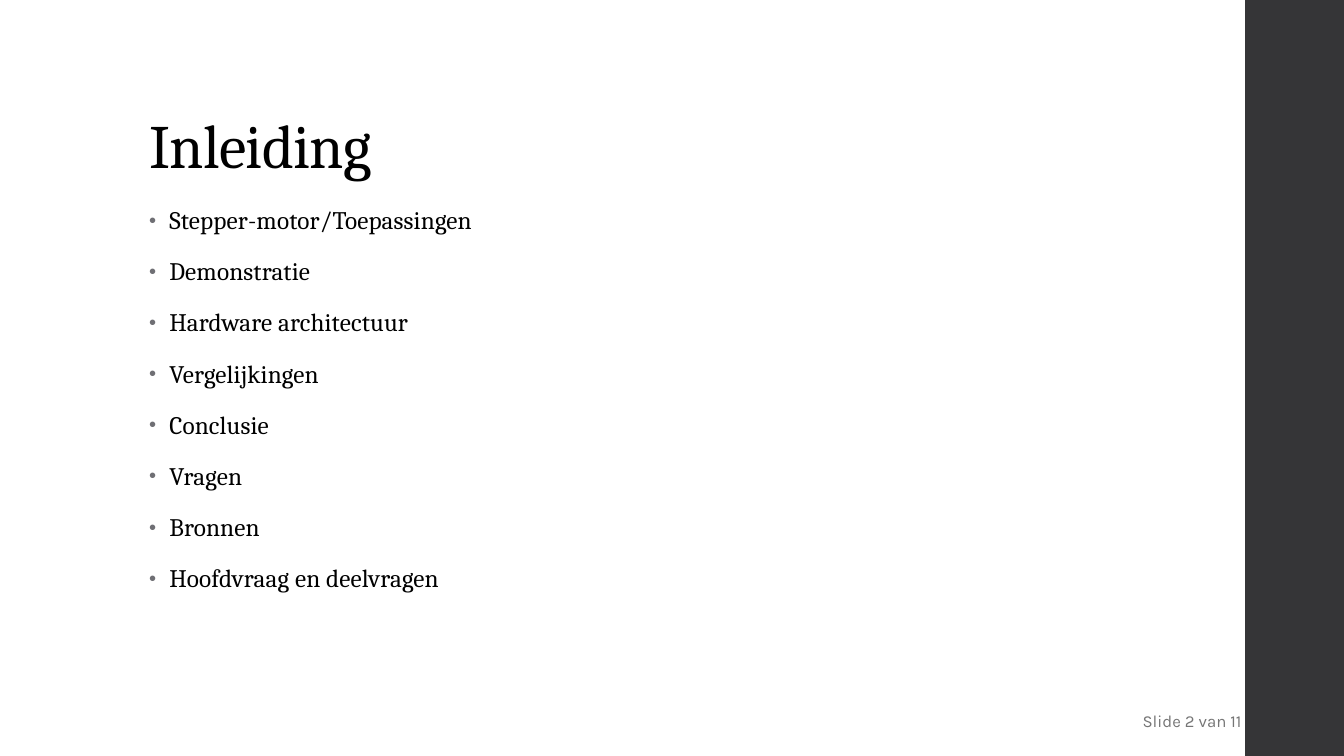
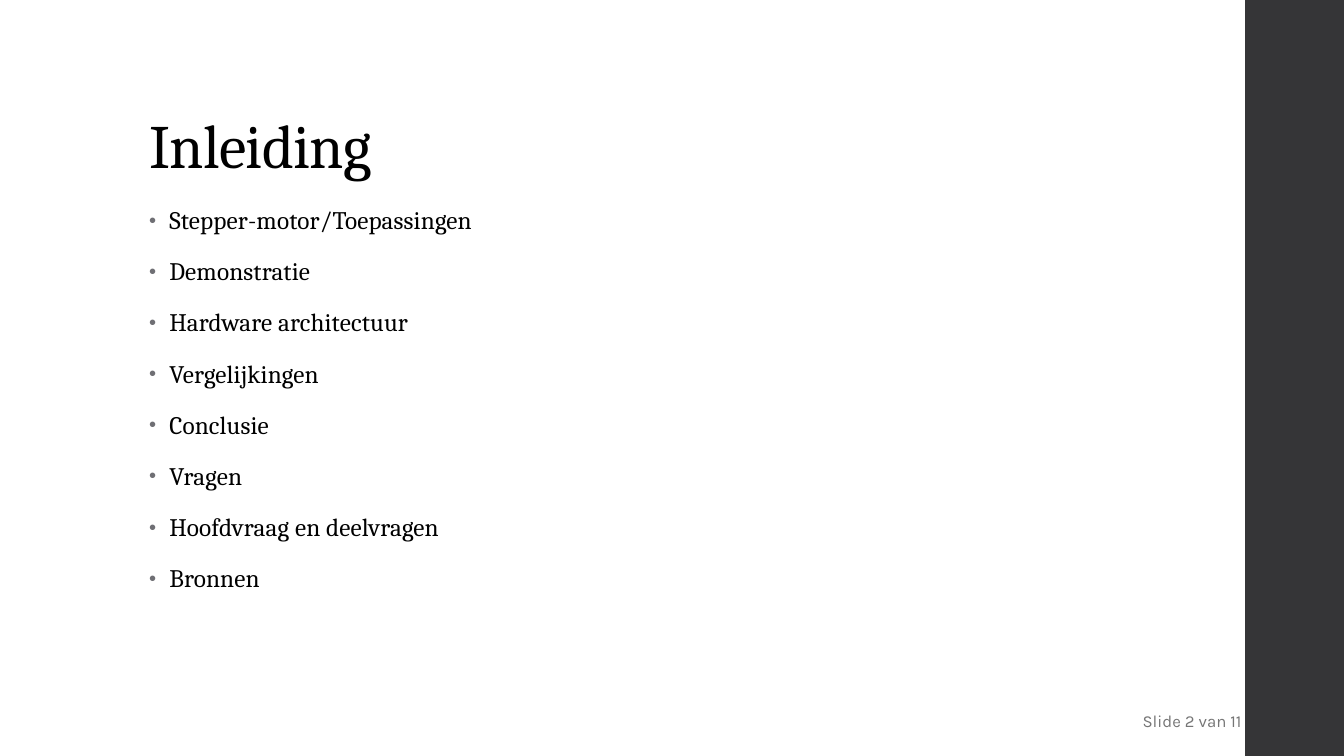
Before and after one commit to delamiro/Embedded-Stepper-Motor, a slide deck: slide 2 of docs/presentatie.odp. Drawn at 1344x756 pixels with LibreOffice and Linux fonts; fonts in the diff are those of the drawing. Boxes give left, top, right and bottom in pixels: in the first picture for what was removed or moved away, otherwise in the second. Text is boxed around its words. In the diff, an @@ line names an element or a change of style, - is before the commit and + after.

```diff
--- a/docs/presentatie.odp
+++ b/docs/presentatie.odp
@@ text at (169,518,439,542): paragraph added @@
+• Hoofdvraag en deelvragen
@@ text at (169,569,439,593): paragraph removed @@
-• Hoofdvraag en deelvragen
```
Also in this commit, not shown: 3 other slides changed.
